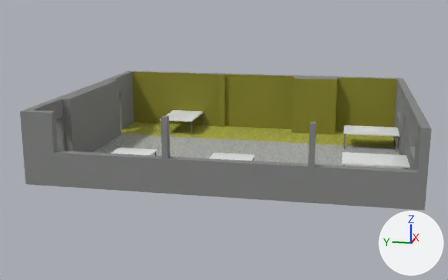
A saved change to the glTF model webapp/public/labmodel.glb.
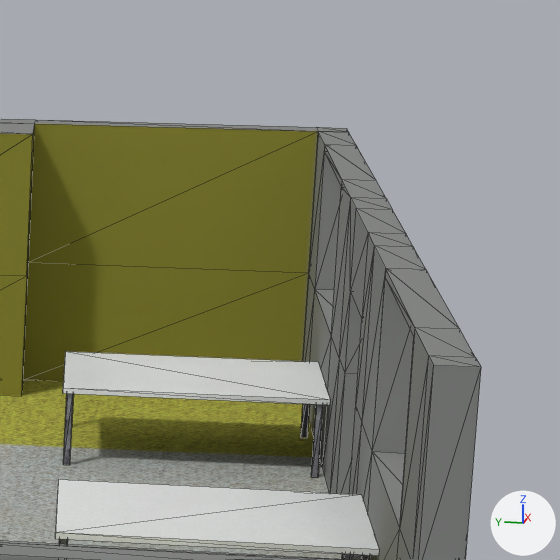
The first picture shows the older version from a 50 mm lens placed at (-25.66, -4.41, 7.08), pointed at (-0.48, 0.62, 0.78). The close-ups show both versions on the part from 74% to 100% of the width and 18% to 60% of the height of that picture; other places that the commit changed are outside them. Every picture has the same lights, and +X, +Y and +Z are marked at lower right. The close-ups show mesh edges as thin lines. Where no turn or scale is listed for an object, it has been applied to the vertices.
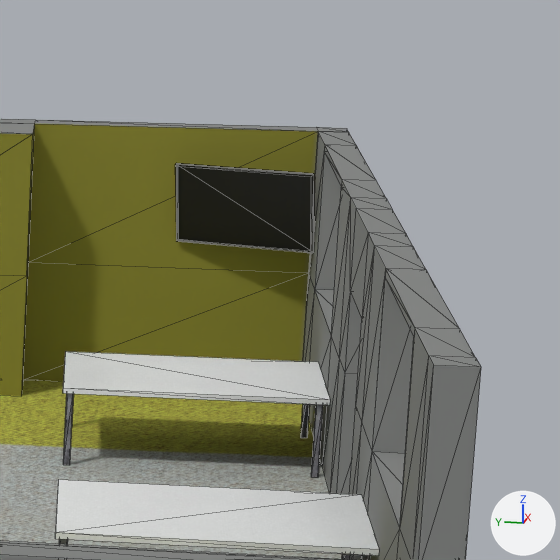
Boxes (x1, y1, x2, y2) around the edits, measured in the close-ups (560 x 560 px):
'TV', added (black): after (175, 163, 315, 253)

The change, as a diff of the scene's bpy script:
```diff
--- a/webapp/public/labmodel.glb.py
+++ b/webapp/public/labmodel.glb.py
@@ img_tv @@
+img_tv = load_image('TV', '_unpacked/TV', 1024, 1024, 'sRGB')
@@ mat_material @@
+mat_material = principled_material('Material')
+mat_material.texture = img_tv
@@ me_plane_002 @@
+me_plane_002.from_pydata(...)  # 20 vertices, 34 faces; spans x 4.573..5.203, y -6.712..-5.316, z 1.536..2.364
+me_plane_002.materials.append(mat_material)  # picture img_tv
@@ ob_tv @@
+ob_tv = bpy.data.objects.new('TV', me_plane_002)
+ob_tv.location = (-0.051, -0.031, 0.101)
```
